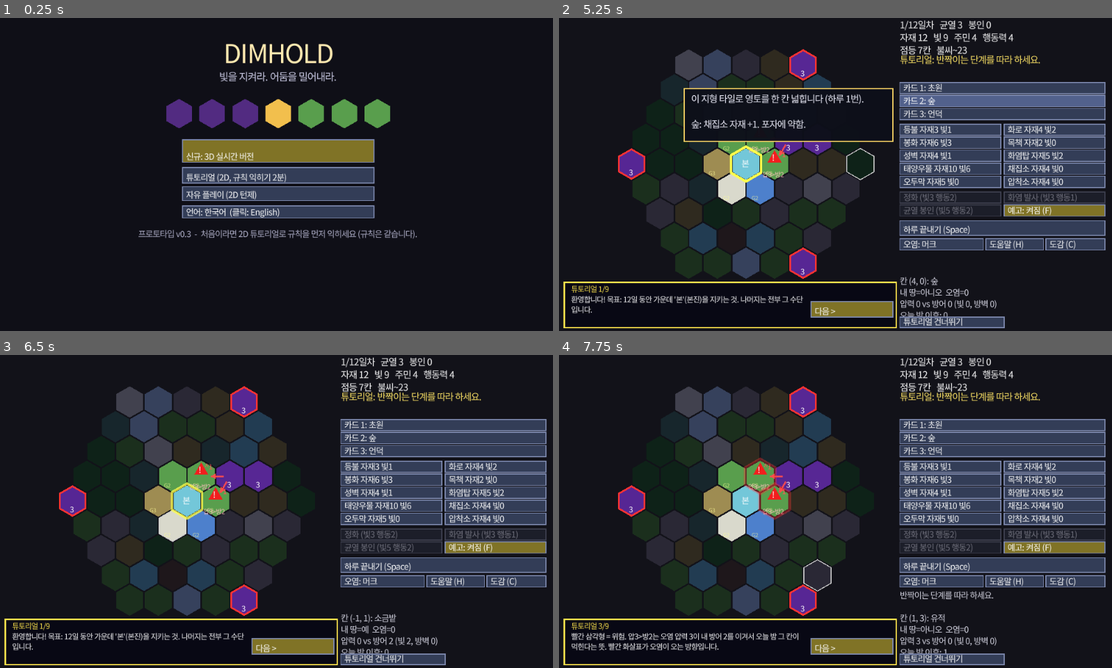
Above: before the commit, frames 1-4 (two rows, left to right).
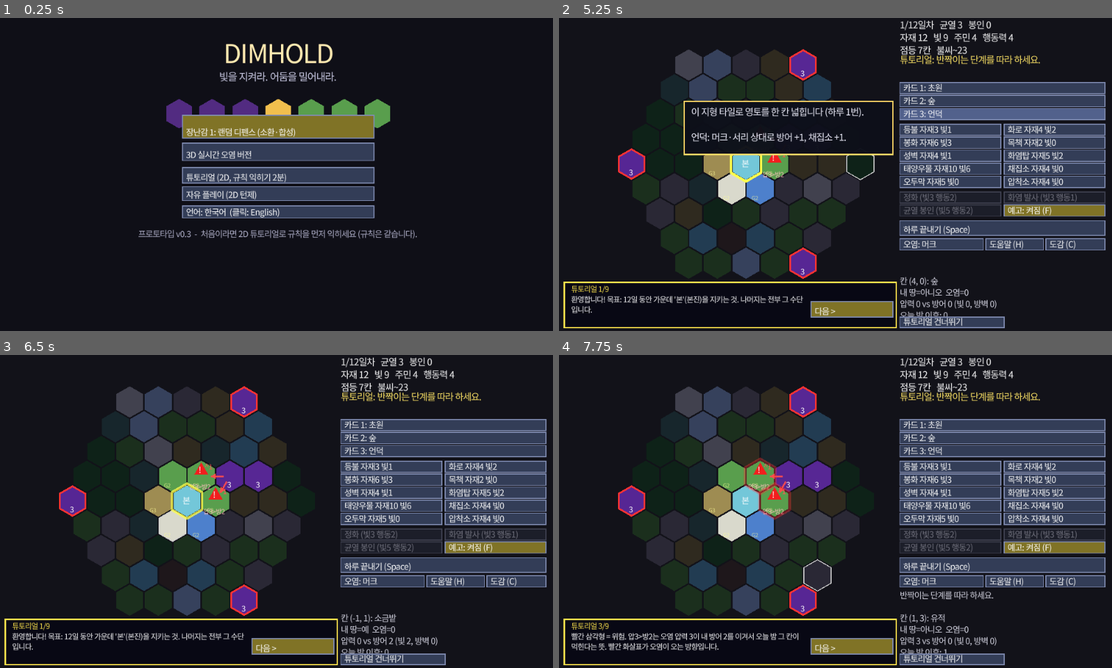
Above: after the commit, the same moments.

Repository: rlawnstlr001-design/SoloOS
Game: Godot game, scene res://scenes/main.tscn
Same seed, same stepped clock (60 frames per second), same inputs: the game is played once before the commit and once after it.
Inputs (mouse positions are in pixels of both pictures, inside the frame that each line leads up to):
- Up to frame 1 (0.25 s): no input
- Up to frame 2 (5.25 s): tap Enter at 0.5, 2, 3.5 s; move the mouse to (957, 158) at 0.52 s; hold D 0.53-1.25 s; hold Q 0.53-1.25 s; click (957, 158) at 0.67 s; tap Space at 0.77, 1.07, 1.25, 2.75, 3.77, 4.07, 4.25, 5.1 s; tap 1 at 0.8 s; drag from (724, 190) to (807, 237) at 1.27 s; move the mouse to (890, 105) at 2.02 s; hold D 2.03-2.75 s; tap 2 at 2.1 s; click (890, 105) at 2.17 s; tap 3 at 2.3 s; drag from (807, 237) to (669, 127) at 2.77 s; move the mouse to (1006, 221) at 3.52 s; hold A 3.53-4.25 s; tap R at 3.6 s; click (1006, 221) at 3.67 s; tap M at 3.8 s; drag from (669, 127) to (752, 96) at 4.27 s; move the mouse to (863, 174) at 5.02 s; hold S from 5.03 s (still down); hold Q from 5.03 s (still down); click (863, 174) at 5.17 s
- Up to frame 3 (6.5 s): release S at 5.75 s; release Q at 5.75 s; drag from (193, 433) to (165, 527) at 5.77 s
- Up to frame 4 (7.75 s): move the mouse to (957, 495) at 6.52 s; hold W 6.53-7.25 s; tap 1 at 6.6 s; click (957, 495) at 6.67 s; tap Space at 6.77, 7.07 s; tap 2 at 6.8 s; drag from (724, 527) to (807, 574) at 7.27 s

The runs differ from the first frame. In frame 1, 5.3% of the frame differs, in the area x 32-68%, y 30-47%; in frame 2, 6.2%, in the area x 22-99%, y 22-44%; in frame 3, less than 0.1%; in frame 4, less than 0.1%.

Commit message:
Add toy prototype 1: random summon-and-merge defense, with balance bot test and fun-finding doc
Co-Authored-By: Claude Opus 5.5 <noreply@anthropic.com>
Claude-Session: https://claude.ai/code/session_01LyjitZeNacAnkruFKNNNhR

Diff:
--- /dev/null
+++ b/scenes/toy_random.tscn
@@ -0,0 +1,6 @@
+[gd_scene load_steps=2 format=3]
+
+[ext_resource type="Script" path="res://scripts/toy_random.gd" id="1"]
+
+[node name="ToyRandom" type="Node3D"]
+script = ExtResource("1")
--- a/scripts/main.gd
+++ b/scripts/main.gd
@@ -340,7 +340,8 @@
 
 # ---------------- menu / tutorial ----------------
 func _build_menu() -> void:
-	_btn(T("NEW: 3D REAL-TIME VERSION", "신규: 3D 실시간 버전"), Vector2(210, 140), Vector2(220, 26), func(): get_tree().change_scene_to_file("res://scenes/world3d.tscn"), true, true)
+	_btn(T("TOY 1: RANDOM DEFENSE (summon & merge)", "장난감 1: 랜덤 디펜스 (소환·합성)"), Vector2(210, 112), Vector2(220, 26), func(): get_tree().change_scene_to_file("res://scenes/toy_random.tscn"), true, true)
+	_btn(T("3D real-time blight version", "3D 실시간 오염 버전"), Vector2(210, 144), Vector2(220, 20), func(): get_tree().change_scene_to_file("res://scenes/world3d.tscn"), true, false)
 	_btn(T("Tutorial (2D, learn the rules in 2 min)", "튜토리얼 (2D, 규칙 익히기 2분)"), Vector2(210, 172), Vector2(220, 18), _start_tutorial, true, false)
 	_btn(T("Free play (2D turn-based)", "자유 플레이 (2D 턴제)"), Vector2(210, 194), Vector2(220, 16), _start_free, true, false)
 	_btn(T("Language: English  (click for 한국어)", "언어: 한국어  (클릭: English)"), Vector2(210, 216), Vector2(220, 14), _toggle_lang, true, false)
--- /dev/null
+++ b/scripts/toy_random.gd
@@ -0,0 +1,564 @@
+extends Node3D
+# Toy prototype #1: "random defense" (WC3/SC custom-map style).
+# Enemies loop around a track. Summon random units with gold, merge 3 identical units into a random higher tier,
+# upgrade unit classes. Lose if too many enemies are alive at once or a boss survives its timer. Win at wave 20.
+# Logic lives in step(dt) so tests can run it headless.
+
+const SLOT_COLS := 6
+const SLOT_ROWS := 4
+const MAX_ALIVE := 70
+const LAST_WAVE := 20
+const WAVE_TIME := 25.0
+const SPAWN_GAP := 0.55
+const PER_WAVE := 20
+const SUMMON_COST := 30
+const TIER_NAMES := ["일반", "희귀", "영웅", "전설"]
+const TIER_COLORS := [Color(0.85, 0.85, 0.85), Color(0.35, 0.65, 1.0), Color(0.75, 0.35, 1.0), Color(1.0, 0.75, 0.2)]
+# type: [name, color, damage, interval, range, splash, slow, gold_on_kill, description]
+const TYPES := {
+	"archer": ["궁수", Color(0.35, 0.75, 0.35), 9.0, 0.45, 4.2, 0.0, 0.0, 0, "빠른 단일 공격. 무난한 딜러."],
+	"mage": ["마법사", Color(0.55, 0.35, 0.95), 13.0, 1.1, 3.6, 1.3, 0.0, 0, "범위 마법. 몰려오는 적에 강함."],
+	"frost": ["빙결사", Color(0.55, 0.85, 1.0), 5.0, 0.8, 3.8, 0.0, 0.45, 0, "공격한 적을 느리게 만든다."],
+	"cannon": ["포병", Color(0.75, 0.45, 0.25), 34.0, 2.0, 5.2, 0.9, 0.0, 0, "느리지만 강한 범위 포격. 보스에 강함."],
+	"thief": ["도적", Color(0.95, 0.85, 0.3), 7.0, 0.55, 3.4, 0.0, 0.0, 2, "적을 처치하면 골드를 더 번다."],
+}
+const TYPE_KEYS := ["archer", "mage", "frost", "cannon", "thief"]
+const CORNERS := [Vector3(-8, 0, -5), Vector3(8, 0, -5), Vector3(8, 0, 5), Vector3(-8, 0, 5)]
+
+var rng := RandomNumberGenerator.new()
+var gold := 100
+var wave := 0
+var wave_t := 0.0
+var to_spawn := 0
+var spawn_t := 0.0
+var boss_alive := false
+var boss_timer := 0.0
+var over := false
+var won := false
+var lose_reason := ""
+var units: Array = []      # {type, tier, slot, cd, node}
+var enemies: Array = []    # {hp, maxhp, d, speed, slow_t, boss, node, bar}
+var shots: Array = []      # {node, from, to, t}
+var floaters: Array = []   # {text, pos(Vector3), t, color}
+var upgrades := {"archer": 0, "mage": 0, "frost": 0, "cannon": 0, "thief": 0}
+var speed := 1
+var selected := -1         # index into units
+var msg := ""
+var kills := 0
+var headless := false
+
+var cam: Camera3D
+var hud: Control
+var font: Font
+var btns: Array = []
+var hover_btn := -1
+var perimeter := 0.0
+var mats := {}
+var t_acc := 0.0
+
+
+func _ready() -> void:
+	headless = DisplayServer.get_name() == "headless"
+	rng.randomize()
+	var sf := SystemFont.new()
+	sf.font_names = PackedStringArray(["Malgun Gothic", "Noto Sans CJK KR", "Apple SD Gothic Neo", "NanumGothic", "WenQuanYi Zen Hei", "sans-serif"])
+	sf.fallbacks = [ThemeDB.fallback_font]
+	sf.multichannel_signed_distance_field = true
+	font = sf
+	for k in range(4):
+		perimeter += CORNERS[k].distance_to(CORNERS[(k + 1) % 4])
+	_setup_world()
+	hud = Control.new()
+	hud.set_anchors_preset(Control.PRESET_FULL_RECT)
+	hud.mouse_filter = Control.MOUSE_FILTER_IGNORE
+	var layer := CanvasLayer.new()
+	add_child(layer)
+	layer.add_child(hud)
+	hud.draw.connect(_draw_hud)
+	msg = "'소환'으로 유닛을 뽑으세요. 같은 유닛 3개 = 합성 (더 높은 등급의 랜덤 유닛)."
+
+
+func _setup_world() -> void:
+	var we := WorldEnvironment.new()
+	var env := Environment.new()
+	env.background_mode = Environment.BG_COLOR
+	env.background_color = Color(0.07, 0.08, 0.12)
+	env.ambient_light_source = Environment.AMBIENT_SOURCE_COLOR
+	env.ambient_light_color = Color(0.55, 0.58, 0.7)
+	env.ambient_light_energy = 0.6
+	env.glow_enabled = true
+	env.glow_intensity = 0.7
+	we.environment = env
+	add_child(we)
+	var sun := DirectionalLight3D.new()
+	sun.shadow_enabled = true
+	sun.rotation = Vector3(deg_to_rad(-55), deg_to_rad(25), 0)
+	add_child(sun)
+	cam = Camera3D.new()
+	cam.fov = 45
+	cam.position = Vector3(4.2, 17, 13)
+	add_child(cam)
+	cam.look_at(Vector3(4.2, 0, 0.6), Vector3.UP)
+	# ground, track, slots
+	_box(Vector3(22, 0.4, 15), Vector3(0, -0.2, 0), _mat(Color(0.20, 0.32, 0.22)))
+	for k in range(4):
+		var a: Vector3 = CORNERS[k]; var b: Vector3 = CORNERS[(k + 1) % 4]
+		var mid := (a + b) / 2.0
+		var sz := Vector3(absf(b.x - a.x) + 1.4, 0.05, absf(b.z - a.z) + 1.4)
+		_box(sz, mid + Vector3(0, 0.02, 0), _mat(Color(0.45, 0.38, 0.28)))
+	for s in range(SLOT_COLS * SLOT_ROWS):
+		var p := slot_pos(s)
+		_box(Vector3(1.6, 0.12, 1.6), p + Vector3(0, 0.06, 0), _mat(Color(0.28, 0.42, 0.30)))
+	# spawn portal
+	var portal := MeshInstance3D.new()
+	var tor := TorusMesh.new(); tor.inner_radius = 0.5; tor.outer_radius = 0.75
+	portal.mesh = tor
+	portal.material_override = _mat(Color(0.6, 0.1, 0.2), Color(1, 0.1, 0.3), 2.5)
+	portal.position = CORNERS[0] + Vector3(0, 0.8, 0)
+	portal.rotation = Vector3(PI / 2, 0, 0)
+	add_child(portal)
+
+
+func _mat(c: Color, emis: Color = Color.BLACK, e: float = 0.0) -> StandardMaterial3D:
+	var key := "%s%s%.2f" % [c.to_html(), emis.to_html(), e]
+	if mats.has(key): return mats[key]
+	var m := StandardMaterial3D.new()
+	m.albedo_color = c
+	m.roughness = 0.8
+	if e > 0:
+		m.emission_enabled = true; m.emission = emis; m.emission_energy_multiplier = e
+	mats[key] = m
+	return m
+
+
+func _box(size: Vector3, pos: Vector3, m: Material) -> MeshInstance3D:
+	var mi := MeshInstance3D.new()
+	var b := BoxMesh.new(); b.size = size
+	mi.mesh = b; mi.material_override = m; mi.position = pos
+	add_child(mi)
+	return mi
+
+
+func _part(parent: Node3D, mesh: Mesh, m: Material, pos: Vector3) -> MeshInstance3D:
+	var mi := MeshInstance3D.new()
+	mi.mesh = mesh; mi.material_override = m; mi.position = pos
+	parent.add_child(mi)
+	return mi
+
+
+func slot_pos(s: int) -> Vector3:
+	var c := s % SLOT_COLS
+	var r := s / SLOT_COLS
+	return Vector3(-5.0 + c * 2.0, 0, -3.0 + r * 2.0)
+
+
+func path_pos(d: float) -> Vector3:
+	d = fposmod(d, perimeter)
+	for k in range(4):
+		var a: Vector3 = CORNERS[k]; var b: Vector3 = CORNERS[(k + 1) % 4]
+		var L := a.distance_to(b)
+		if d <= L: return a.lerp(b, d / L)
+		d -= L
+	return CORNERS[0]
+
+
+# ---------------- units ----------------
+func free_slot() -> int:
+	var used := {}
+	for u in units: used[u["slot"]] = true
+	for s in range(SLOT_COLS * SLOT_ROWS):
+		if not used.has(s): return s
+	return -1
+
+
+func summon() -> bool:
+	if over or gold < SUMMON_COST: return false
+	var s := free_slot()
+	if s < 0:
+		msg = "자리가 꽉 찼습니다. 합성하거나 판매하세요."
+		return false
+	gold -= SUMMON_COST
+	var t: String = TYPE_KEYS[rng.randi() % TYPE_KEYS.size()]
+	_add_unit(t, 0, s)
+	msg = "%s %s 소환!" % [TIER_NAMES[0], TYPES[t][0]]
+	return true
+
+
+func _add_unit(t: String, tier: int, s: int) -> void:
+	var u := {"type": t, "tier": tier, "slot": s, "cd": 0.0, "node": null}
+	u["node"] = _make_unit_node(t, tier)
+	u["node"].position = slot_pos(s) + Vector3(0, 0.12, 0)
+	units.append(u)
+
+
+func _make_unit_node(t: String, tier: int) -> Node3D:
+	var n := Node3D.new()
+	var c: Color = TYPES[t][1]
+	var sc := 1.0 + tier * 0.18
+	var body := CylinderMesh.new(); body.top_radius = 0.22; body.bottom_radius = 0.32; body.height = 0.7; body.radial_segments = 8
+	_part(n, body, _mat(c), Vector3(0, 0.35, 0))
+	var head := SphereMesh.new(); head.radius = 0.2; head.height = 0.4
+	_part(n, head, _mat(Color(0.95, 0.85, 0.75)), Vector3(0, 0.85, 0))
+	var hat := CylinderMesh.new(); hat.top_radius = 0.0; hat.bottom_radius = 0.24; hat.height = 0.35; hat.radial_segments = 6
+	_part(n, hat, _mat(c.darkened(0.3)), Vector3(0, 1.12, 0))
+	var ring := TorusMesh.new(); ring.inner_radius = 0.42; ring.outer_radius = 0.52
+	var tc: Color = TIER_COLORS[tier]
+	_part(n, ring, _mat(tc, tc, 1.0 + tier * 1.2), Vector3(0, 0.03, 0))
+	if tier >= 2:
+		var l := OmniLight3D.new(); l.light_color = tc; l.omni_range = 2.0; l.light_energy = 0.8 + tier * 0.4; l.position = Vector3(0, 1.0, 0)
+		n.add_child(l)
+	n.scale = Vector3(sc, sc, sc)
+	add_child(n)
+	return n
+
+
+func same_count(t: String, tier: int) -> int:
+	var c := 0
+	for u in units:
+		if u["type"] == t and u["tier"] == tier: c += 1
+	return c
+
+
+func can_merge(i: int) -> bool:
+	if i < 0 or i >= units.size(): return false
+	var u: Dictionary = units[i]
+	return u["tier"] < 3 and same_count(u["type"], u["tier"]) >= 3
+
+
+func merge(i: int) -> bool:
+	if not can_merge(i): return false
+	var u: Dictionary = units[i]
+	var t: String = u["type"]; var tier: int = u["tier"]; var s: int = u["slot"]
+	var removed := 0
+	# remove the selected one plus two others of the same kind
+	var idx := [i]
+	for k in range(units.size()):
+		if k != i and units[k]["type"] == t and units[k]["tier"] == tier and idx.size() < 3: idx.append(k)
+	idx.sort()
+	idx.reverse()
+	for k in idx:
+		units[k]["node"].queue_free()
+		units.remove_at(k)
+		removed += 1
+	var nt: String = TYPE_KEYS[rng.randi() % TYPE_KEYS.size()]
+	_add_unit(nt, tier + 1, s)
+	selected = units.size() - 1
+	msg = "합성 성공! → %s %s" % [TIER_NAMES[tier + 1], TYPES[nt][0]]
+	_float("합성!", slot_pos(s) + Vector3(0, 2, 0), TIER_COLORS[tier + 1])
+	return true
+
+
+func sell(i: int) -> void:
+	if i < 0 or i >= units.size(): return
+	var u: Dictionary = units[i]
+	var refund := int(SUMMON_COST * pow(3, u["tier"]) * 0.5)
+	gold += refund
+	u["node"].queue_free()
+	units.remove_at(i)
+	selected = -1
+	msg = "판매: +%d 골드" % refund
+
+
+func upgrade_cost(t: String) -> int:
+	return 40 + upgrades[t] * 30
+
+
+func upgrade(t: String) -> bool:
+	var c := upgrade_cost(t)
+	if gold < c or over: return false
+	gold -= c
+	upgrades[t] += 1
+	msg = "%s 공격력 강화 Lv%d (+15%%)" % [TYPES[t][0], upgrades[t]]
+	return true
+
+
+func unit_damage(u: Dictionary) -> float:
+	return TYPES[u["type"]][2] * pow(3.2, u["tier"]) * (1.0 + 0.15 * upgrades[u["type"]])
+
+
+# ---------------- enemies / waves ----------------
+func start_wave() -> void:
+	wave += 1
+	wave_t = WAVE_TIME
+	if wave % 10 == 0:
+		_spawn_enemy(true)
+		boss_alive = true
+		boss_timer = WAVE_TIME * (2.4 if wave < LAST_WAVE else 3.2)
+		to_spawn = 0
+		msg = "보스 등장! %d초 안에 처치하세요." % int(boss_timer)
+	else:
+		to_spawn = PER_WAVE
+		spawn_t = 0.0
+		msg = "%d 웨이브 시작" % wave
+
+
+func enemy_hp() -> float:
+	return 28.0 * pow(1.21, wave - 1)
+
+
+func _spawn_enemy(boss: bool) -> void:
+	var hp := enemy_hp() * ((22.0 if wave < LAST_WAVE else 11.0) if boss else 1.0)
+	var e := {"hp": hp, "maxhp": hp, "d": 0.0, "speed": (1.6 if boss else 2.4), "slow_t": 0.0, "boss": boss, "node": null, "bar": null}
+	var n := Node3D.new()
+	var sc := 1.8 if boss else 0.75 + 0.02 * wave
+	var blob := SphereMesh.new(); blob.radius = 0.35; blob.height = 0.6
+	_part(n, blob, _mat(Color(0.25, 0.08, 0.3) if not boss else Color(0.45, 0.05, 0.1)), Vector3(0, 0.3, 0))
+	var eye := SphereMesh.new(); eye.radius = 0.06; eye.height = 0.12
+	_part(n, eye, _mat(Color(1, 0.2, 0.2), Color(1, 0.1, 0.1), 3.0), Vector3(0.12, 0.42, 0.28))
+	_part(n, eye, _mat(Color(1, 0.2, 0.2), Color(1, 0.1, 0.1), 3.0), Vector3(-0.12, 0.42, 0.28))
+	n.scale = Vector3(sc, sc, sc)
+	add_child(n)
+	e["node"] = n
+	var bar := MeshInstance3D.new()
+	var bm := BoxMesh.new(); bm.size = Vector3(0.8, 0.08, 0.08)
+	bar.mesh = bm
+	bar.material_override = _mat(Color(0.3, 1, 0.3), Color(0.2, 1, 0.2), 1.0)
+	n.add_child(bar)
+	bar.position = Vector3(0, 0.95, 0)
+	e["bar"] = bar
+	enemies.append(e)
+
+
+func _float(text: String, pos: Vector3, c: Color) -> void:
+	floaters.append({"text": text, "pos": pos, "t": 1.0, "color": c})
+
+
+# ---------------- simulation step ----------------
+func step(dt: float) -> void:
+	if over: return
+	# waves
+	if wave == 0:
+		start_wave()
+	wave_t -= dt
+	if to_spawn > 0:
+		spawn_t -= dt
+		if spawn_t <= 0:
+			_spawn_enemy(false); to_spawn -= 1; spawn_t = SPAWN_GAP
+	if wave_t <= 0 and wave < LAST_WAVE:
+		gold += 15 + wave * 2
+		start_wave()
+	if boss_alive:
+		boss_timer -= dt
+		if boss_timer <= 0:
+			over = true; lose_reason = "보스를 시간 안에 처치하지 못했습니다."; msg = "패배: " + lose_reason
+			return
+	# enemies move
+	for e in enemies:
+		var sp: float = e["speed"] * (0.55 if e["slow_t"] > 0 else 1.0)
+		e["slow_t"] = maxf(0.0, e["slow_t"] - dt)
+		e["d"] += sp * dt
+		e["node"].position = path_pos(e["d"])
+		var ratio: float = clampf(e["hp"] / e["maxhp"], 0, 1)
+		e["bar"].scale = Vector3(ratio, 1, 1)
+	if enemies.size() > MAX_ALIVE:
+		over = true; lose_reason = "적이 %d마리를 넘었습니다." % MAX_ALIVE; msg = "패배: " + lose_reason
+		return
+	# units attack
+	for u in units:
+		u["cd"] -= dt
+		if u["cd"] > 0: continue
+		var T: Array = TYPES[u["type"]]
+		var up: Vector3 = slot_pos(u["slot"])
+		var best := -1
+		var bestd := -1.0
+		for k in range(enemies.size()):
+			var ep: Vector3 = enemies[k]["node"].position
+			if Vector2(ep.x - up.x, ep.z - up.z).length() <= T[4] and enemies[k]["d"] > bestd:
+				bestd = enemies[k]["d"]; best = k
+		if best < 0: continue
+		u["cd"] = T[3]
+		var tgt: Dictionary = enemies[best]
+		var dmg := unit_damage(u)
+		var tp: Vector3 = tgt["node"].position
+		if T[5] > 0.0:
+			for e2 in enemies:
+				if e2["node"].position.distance_to(tp) <= T[5]: e2["hp"] -= dmg
+		else:
+			tgt["hp"] -= dmg
+		if T[6] > 0.0: tgt["slow_t"] = 1.5
+		_shot(up + Vector3(0, 1.0, 0), tp + Vector3(0, 0.4, 0), T[1])
+		u["node"].rotation.y = atan2(tp.x - up.x, tp.z - up.z)
+		if T[7] > 0: u["_thief"] = true
+	# deaths
+	for k in range(enemies.size() - 1, -1, -1):
+		var e3: Dictionary = enemies[k]
+		if e3["hp"] <= 0:
+			var g := 40 if e3["boss"] else 3
+			gold += g
+			kills += 1
+			_float("+%d" % g, e3["node"].position + Vector3(0, 1.2, 0), Color(1, 0.9, 0.3))
+			if e3["boss"]:
+				boss_alive = false; msg = "보스 처치! 보너스 +40 골드"
+				if wave >= LAST_WAVE:
+					over = true; won = true; msg = "승리! 최종 보스를 쓰러뜨렸습니다."
+			e3["node"].queue_free()
+			enemies.remove_at(k)
+	# thieves earn gold per attack that lands near a dying enemy (simple: per attack)
+	for u in units:
+		if u.get("_thief", false):
+			u["_thief"] = false
+			if rng.randf() < 0.25 + 0.1 * u["tier"]: gold += TYPES["thief"][7]
+	# shots & floaters
+	for k in range(shots.size() - 1, -1, -1):
+		var s: Dictionary = shots[k]
+		s["t"] += dt * 6.0
+		s["node"].position = s["from"].lerp(s["to"], minf(1.0, s["t"]))
+		if s["t"] >= 1.0:
+			s["node"].queue_free(); shots.remove_at(k)
+	for k in range(floaters.size() - 1, -1, -1):
+		floaters[k]["t"] -= dt
+		floaters[k]["pos"] += Vector3(0, dt * 1.2, 0)
+		if floaters[k]["t"] <= 0: floaters.remove_at(k)
+
+
+func _shot(a: Vector3, b: Vector3, c: Color) -> void:
+	if headless or shots.size() > 80: return
+	var mi := MeshInstance3D.new()
+	var sm := SphereMesh.new(); sm.radius = 0.09; sm.height = 0.18
+	mi.mesh = sm
+	mi.material_override = _mat(c, c, 3.0)
+	add_child(mi)
+	mi.position = a
+	shots.append({"node": mi, "from": a, "to": b, "t": 0.0})
+
+
+func _process(delta: float) -> void:
+	t_acc += delta
+	if speed > 0:
+		var n := speed
+		for k in range(n): step(delta)
+	for u in units:
+		if u["tier"] == 3: u["node"].position.y = 0.12 + 0.08 * sin(t_acc * 3.0)
+	hud.queue_redraw()
+
+
+# ---------------- input ----------------
+func _unhandled_input(e: InputEvent) -> void:
+	if e is InputEventMouseMotion:
+		hover_btn = _btn_at(_hud_pos(e.position))
+	elif e is InputEventMouseButton and e.pressed and e.button_index == MOUSE_BUTTON_LEFT:
+		var hp := _hud_pos(e.position)
+		var bi := _btn_at(hp)
+		if bi >= 0:
+			if btns[bi]["on"]: btns[bi]["cb"].call()
+			return
+		if hp.x > 430: return
+		var o := cam.project_ray_origin(e.position)
+		var d := cam.project_ray_normal(e.position)
+		var p := o + d * ((0.3 - o.y) / d.y)
+		selected = -1
+		for k in range(units.size()):
+			var sp := slot_pos(units[k]["slot"])
+			if absf(p.x - sp.x) < 0.9 and absf(p.z - sp.z) < 0.9: selected = k
+	elif e is InputEventKey and e.pressed and not e.echo:
+		match e.keycode:
+			KEY_Q: summon()
+			KEY_W: merge(selected)
+			KEY_SPACE: speed = 0 if speed > 0 else 1
+			KEY_1: speed = 1
+			KEY_2: speed = 2
+			KEY_3: speed = 3
+			KEY_R: get_tree().reload_current_scene()
+			KEY_M: get_tree().change_scene_to_file("res://scenes/main.tscn")
+
+
+func _hud_pos(p: Vector2) -> Vector2:
+	return hud.get_global_transform_with_canvas().affine_inverse() * p
+
+
+# ---------------- HUD ----------------
+func _btn(t: String, r: Rect2, cb: Callable, on: bool, act: bool = false, tip: String = "") -> void:
+	btns.append({"r": r, "t": t, "cb": cb, "on": on, "act": act, "tip": tip})
+
+
+func _btn_at(p: Vector2) -> int:
+	for i in range(btns.size()):
+		if btns[i]["r"].has_point(p): return i
+	return -1
+
+
+func _build_buttons() -> void:
+	btns.clear()
+	var x := 434.0
+	var y := 70.0
+	_btn("소환  (골드 %d)  [Q]" % SUMMON_COST, Rect2(x, y, 200, 24), summon, gold >= SUMMON_COST and not over, true, "랜덤 유닛 1개를 소환합니다 (5종 중 하나, 일반 등급).")
+	y += 30
+	var mtxt := "합성  [W]"
+	if selected >= 0 and selected < units.size():
+		mtxt = "합성: %s %s (%d/3)  [W]" % [TIER_NAMES[units[selected]["tier"]], TYPES[units[selected]["type"]][0], same_count(units[selected]["type"], units[selected]["tier"])]
+	_btn(mtxt, Rect2(x, y, 200, 20), func(): merge(selected), can_merge(selected), false, "같은 종류·같은 등급 유닛 3개 → 한 단계 높은 등급의 랜덤 유닛 1개.\n먼저 유닛을 클릭해 선택하세요.")
+	y += 24
+	_btn("판매 (선택 유닛)", Rect2(x, y, 200, 16), func(): sell(selected), selected >= 0 and selected < units.size(), false, "선택한 유닛을 팔아 골드를 일부 돌려받습니다.")
+	y += 24
+	for t in TYPE_KEYS:
+		var T: Array = TYPES[t]
+		_btn("%s 강화 Lv%d  (%d골드)" % [T[0], upgrades[t], upgrade_cost(t)], Rect2(x, y, 200, 16), upgrade.bind(t), gold >= upgrade_cost(t) and not over, false, "%s: %s\n강화할 때마다 이 종류 모든 유닛 공격력 +15%%." % [T[0], T[8]])
+		y += 18
+	y += 6
+	for s in range(4):
+		var lab: String = ["일시정지", "1배속", "2배속", "3배속"][s]
+		_btn(lab, Rect2(x + s * 50, y, 48, 16), func(): speed = s, true, speed == s)
+	y += 22
+	_btn("다시 시작 (R)", Rect2(x, y, 98, 16), func(): get_tree().reload_current_scene(), true)
+	_btn("메뉴 (M)", Rect2(x + 102, y, 98, 16), func(): get_tree().change_scene_to_file("res://scenes/main.tscn"), true)
+
+
+func _draw_hud() -> void:
+	_build_buttons()
+	var c := hud
+	c.draw_rect(Rect2(430, 0, 210, 360), Color(0.03, 0.04, 0.08, 0.85))
+	c.draw_string(font, Vector2(434, 18), "웨이브 %d / %d" % [wave, LAST_WAVE], HORIZONTAL_ALIGNMENT_LEFT, -1, 12, Color(1, 1, 1))
+	c.draw_string(font, Vector2(434, 36), "골드 %d" % gold, HORIZONTAL_ALIGNMENT_LEFT, -1, 12, Color(1, 0.85, 0.3))
+	var danger := float(enemies.size()) / MAX_ALIVE
+	c.draw_string(font, Vector2(434, 54), "적 %d / %d" % [enemies.size(), MAX_ALIVE], HORIZONTAL_ALIGNMENT_LEFT, -1, 12, Color(1, 1 - danger, 1 - danger))
+	c.draw_rect(Rect2(530, 46, 100, 8), Color(0.2, 0.2, 0.25))
+	c.draw_rect(Rect2(530, 46, 100 * minf(1, danger), 8), Color(1, 0.3, 0.2))
+	c.draw_string(font, Vector2(530, 30), "다음 웨이브 %.0f초" % maxf(0, wave_t), HORIZONTAL_ALIGNMENT_LEFT, -1, 9, Color(0.8, 0.8, 0.9))
+	if boss_alive:
+		c.draw_string(font, Vector2(8, 20), "보스 제한시간 %.0f초" % boss_timer, HORIZONTAL_ALIGNMENT_LEFT, -1, 14, Color(1, 0.3, 0.3))
+	for i in range(btns.size()):
+		var b: Dictionary = btns[i]
+		var r: Rect2 = b["r"]
+		var bg := Color(0.20, 0.24, 0.34)
+		if not b["on"]: bg = Color(0.11, 0.12, 0.16)
+		elif b["act"]: bg = Color(0.55, 0.42, 0.12)
+		if i == hover_btn and b["on"]: bg = bg.lightened(0.15)
+		c.draw_rect(r, bg)
+		c.draw_rect(r, Color(0.5, 0.55, 0.7) if b["on"] else Color(0.25, 0.26, 0.32), false, 1.0)
+		c.draw_string(font, r.position + Vector2(5, r.size.y / 2 + 4), b["t"], HORIZONTAL_ALIGNMENT_LEFT, r.size.x - 8, 10, Color(1, 1, 1) if b["on"] else Color(0.45, 0.45, 0.5))
+	# unit list summary
+	var y := 300.0
+	var counts := {}
+	for u in units:
+		var k: String = "%s %s" % [TIER_NAMES[u["tier"]], TYPES[u["type"]][0]]
+		counts[k] = counts.get(k, 0) + 1
+	var summary := "보유: "
+	for k in counts: summary += "%s×%d  " % [k, counts[k]]
+	c.draw_multiline_string(font, Vector2(434, y), summary, HORIZONTAL_ALIGNMENT_LEFT, 200, 9, 4, Color(0.85, 0.85, 0.95))
+	# message
+	c.draw_rect(Rect2(4, 334, 420, 22), Color(0.03, 0.04, 0.08, 0.8))
+	c.draw_string(font, Vector2(10, 349), msg, HORIZONTAL_ALIGNMENT_LEFT, 410, 10, Color(1, 1, 1))
+	# floating texts (projected)
+	for f in floaters:
+		if cam.is_position_behind(f["pos"]): continue
+		var sp := cam.unproject_position(f["pos"])
+		var lp := _hud_pos(sp)
+		c.draw_string(font, lp, f["text"], HORIZONTAL_ALIGNMENT_CENTER, -1, 10, Color(f["color"].r, f["color"].g, f["color"].b, f["t"]))
+	# selection marker
+	if selected >= 0 and selected < units.size():
+		var spos := cam.unproject_position(slot_pos(units[selected]["slot"]) + Vector3(0, 1.9, 0))
+		var lp2 := _hud_pos(spos)
+		c.draw_colored_polygon(PackedVector2Array([lp2, lp2 + Vector2(-6, -9), lp2 + Vector2(6, -9)]), Color(1, 1, 0.3))
+	if over:
+		c.draw_rect(Rect2(60, 140, 320, 60), Color(0, 0, 0, 0.8))
+		c.draw_string(font, Vector2(60, 168), "승리!" if won else "패배", HORIZONTAL_ALIGNMENT_CENTER, 320, 22, Color(1, 0.9, 0.4))
+		c.draw_string(font, Vector2(60, 190), lose_reason if not won else "처치 %d마리" % kills, HORIZONTAL_ALIGNMENT_CENTER, 320, 10, Color(1, 1, 1))
+	# tooltip
+	if hover_btn >= 0 and hover_btn < btns.size() and String(btns[hover_btn]["tip"]) != "":
+		var tip: String = btns[hover_btn]["tip"]
+		var sz := font.get_multiline_string_size(tip, HORIZONTAL_ALIGNMENT_LEFT, 196, 10)
+		var r2: Rect2 = btns[hover_btn]["r"]
+		var box := Rect2(r2.position.x - 216, clampf(r2.position.y, 4, 350 - sz.y), 210, sz.y + 14)
+		c.draw_rect(box, Color(0.05, 0.06, 0.10, 0.97))
+		c.draw_rect(box, Color(1, 0.85, 0.4), false, 1.2)
+		c.draw_multiline_string(font, box.position + Vector2(7, 15), tip, HORIZONTAL_ALIGNMENT_LEFT, 196, 10, -1, Color(0.95, 0.95, 1))
--- /dev/null
+++ b/tests/shot_toy.gd
@@ -0,0 +1,24 @@
+extends SceneTree
+var t: Node
+var f := 0
+var out := "/tmp"
+func _init() -> void:
+	var a := OS.get_cmdline_user_args()
+	if a.size() > 0: out = a[0]
+	t = load("res://scenes/toy_random.tscn").instantiate()
+	root.add_child(t)
+func _process(_d: float) -> bool:
+	f += 1
+	if f == 3:
+		t.rng.seed = 7
+		for k in range(3150):
+			while t.summon(): pass
+			for i in range(t.units.size()):
+				if t.can_merge(i): t.merge(i); break
+			t.step(0.05)
+		t.selected = 0
+	if f == 30:
+		var img := root.get_viewport().get_texture().get_image()
+		img.save_png(out + "/toy1.png"); print("saved toy1 wave ", t.wave)
+		quit(0)
+	return false
--- /dev/null
+++ b/tests/toy_random_test.gd
@@ -0,0 +1,48 @@
+extends SceneTree
+# Headless balance check for the random-defense toy: bots of different skill play full games.
+var f := 0
+
+func _play(policy: String, seed: int) -> Array:
+	var t = load("res://scenes/toy_random.tscn").instantiate()
+	root.add_child(t)
+	t.rng.seed = seed
+	var steps := 0
+	while not t.over and steps < 40000:
+		steps += 1
+		if policy != "idle":
+			while t.summon(): pass
+			if policy != "nomerge":
+				var merged := true
+				while merged:
+					merged = false
+					for i in range(t.units.size()):
+						if t.can_merge(i):
+							t.merge(i); merged = true; break
+			if policy == "smart":
+				var best := ""
+				var bestn := 0
+				for k in t.TYPE_KEYS:
+					var n := 0
+					for u in t.units:
+						if u["type"] == k: n += 1 + u["tier"] * 3
+					if n > bestn: bestn = n; best = k
+				if best != "" and t.gold >= t.upgrade_cost(best) + t.SUMMON_COST: t.upgrade(best)
+		t.step(0.05)
+	var r := [t.won, t.wave, t.kills, t.lose_reason]
+	t.queue_free()
+	return r
+
+func _process(_d: float) -> bool:
+	f += 1
+	if f < 2: return false
+	for pol in ["idle", "nomerge", "merge", "smart"]:
+		var wins := 0; var waves := 0.0; var reasons := {}
+		for s in range(8):
+			var r := _play(pol, 100 + s)
+			if r[0]: wins += 1
+			waves += r[1]
+			reasons[r[3]] = reasons.get(r[3], 0) + 1
+		print("%-8s wins %d/8  avg wave %.1f  %s" % [pol, wins, waves / 8.0, str(reasons)])
+	print("TOY BALANCE DONE")
+	quit(0)
+	return true
Not shown, added: docs/design/10_fun_finding.md
